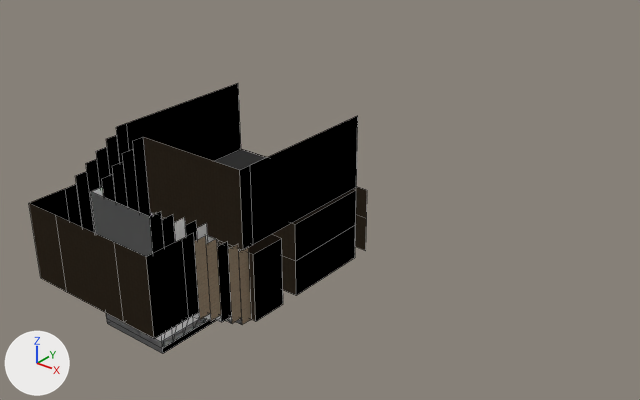
What one commit did to the FBX model Assets/3D/prova.fbx.
Before and after are seen from a 50 mm camera at (39.6, -48.4, 34.4) aimed at (-1.6, 3.0, 2.5). Every picture has the same lights, and +X, +Y and +Z are marked at lower left. Mesh edges are drawn as thin lines. Where no turn or scale is listed for an object, it has been applied to the vertices. Vertices at the same position are counted once.

Objects in the first picture: 'Door (2)', 'Stair', 'ascensor'.
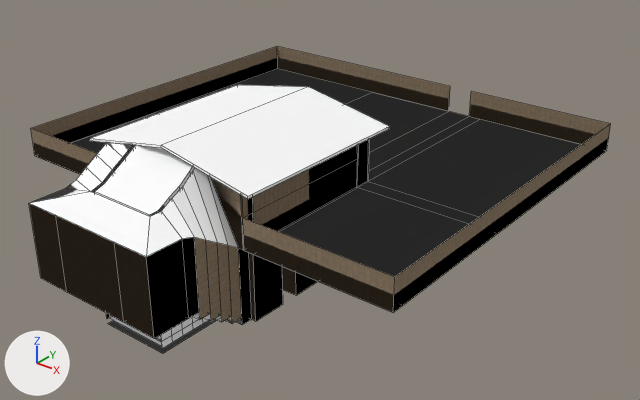
Where the newer file only moved an object's origin or applied its transform, the numbers keep the older frame.

The edits, one by one:
me_door__2__002 has 8 vertices, 6 faces and spans x -7.22..-1.22, y -15.1..-9.1, z -2.54..-1.54.
me_door__2__002 is used by ob_ascensor; location (0.0, 0.0, 0.0).
Verts and faces of me_door__2__002; kept vertices keep their numbers, new ones are numbered from 8.
Before the commit, vertices of me_door__2__002: 0 (-7.22, -9.1, -1.54), 1 (-1.22, -9.1, -1.54), 2 (-7.22, -15.1, -1.54) at pixel (105, 312), 3 (-1.22, -15.1, -1.54) at pixel (161, 341), 4 (-1.22, -9.1, -2.54).
Before the commit, vertices of me_door__2__002: 5 (-7.22, -9.1, -2.54), 6 (-1.22, -15.1, -2.54) at pixel (162, 353), 7 (-7.22, -15.1, -2.54) at pixel (107, 323).
Part 1, on me_door__2__002:
Faces deleted: (1, 3, 6, 4), (0, 5, 7, 2), (2, 7, 6, 3).
Mesh me_door__2__004 is new.
It has 189 vertices, 116 faces and spans x -23.0..14.6, y -18.1..22.4, z -2.1..10.8.
Faces by material slot: [60, 56].
It uses material mat_new_material_005 (picture img_seaworn_sandstone_brick_diff_1k_jpg).
It uses material mat_metalprova (its picture is missing).
Mesh me_cube is new.
It has 12 vertices, 10 faces and spans x -12.2..3.8, y -11.1..4.9, z 9.5..11.2.
It uses material mat_metalprova (its picture is missing).
Mesh me_door__2__005 is new.
It has 22 vertices, 10 faces and spans x -23.0..14.6, y -10.1..22.4, z 4.8.
Object 'Stair' (ob_stair) is deleted.
Object 'parets sup' (ob_parets_sup) is new; it shows me_door__2__004.
Its location is (0.0, 0.0, 0.0).
Object 'Cube' (ob_cube) is new; it shows me_cube.
Its location is (0.0, 0.0, 0.0).
Object 'road' (ob_road) is new; it shows me_door__2__005.
Its location is (0.0, 0.0, 0.0).

Boxes [x1, y1, x2, y2] around the edits, measured in the pictures (640 x 400 px):
'parets sup', added: after [29, 46, 611, 348]
    faces in mat_new_material_005 (picture img_seaworn_sandstone_brick_diff_1k_jpg): [29, 46, 611, 339]
    faces in mat_metalprova (its picture is missing): [30, 143, 238, 348]
'Stair', deleted: before [29, 83, 358, 348]
    faces in mat_new_material_005 (picture img_seaworn_sandstone_brick_diff_1k_jpg): [29, 83, 358, 339]
    faces in mat_metalprova_002 (its picture is missing): [91, 137, 265, 348]
'road', added: after [71, 69, 581, 277]
'Cube', added: after [90, 85, 389, 199]
'ascensor', reshaped: before [106, 314, 217, 354]; after [108, 319, 217, 354]
part 1 of me_door__2__002, deleted: before [106, 314, 217, 354]
'Door (2)', unchanged, covered by the edit: before [162, 149, 367, 321]; after [249, 253, 318, 321]
